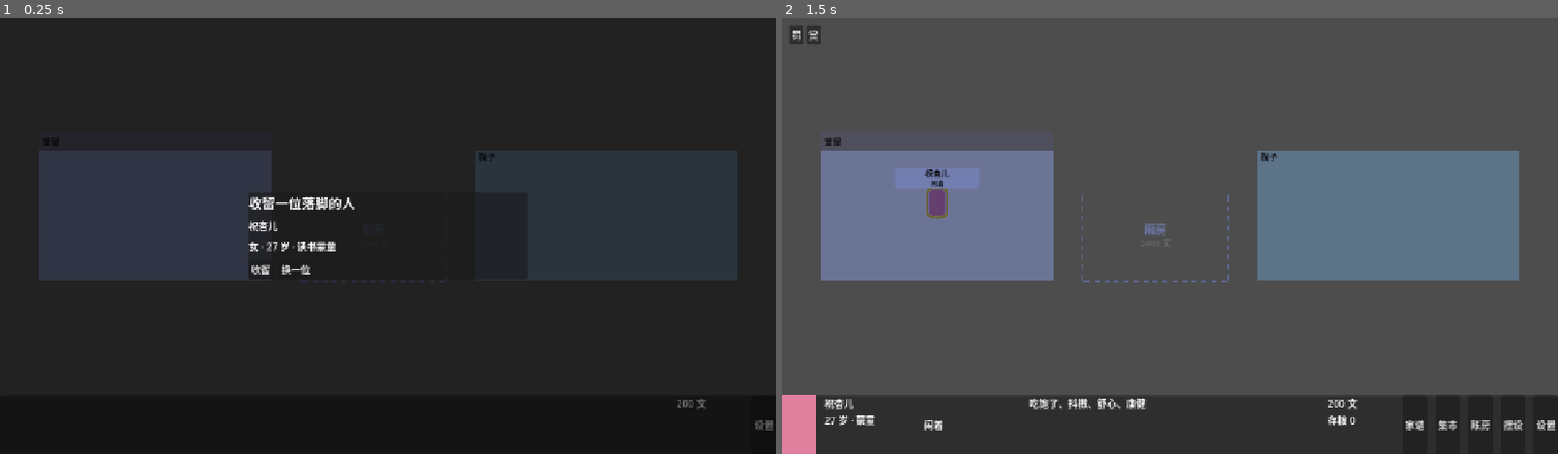
Above: before the commit, frames 1-2 (left to right).
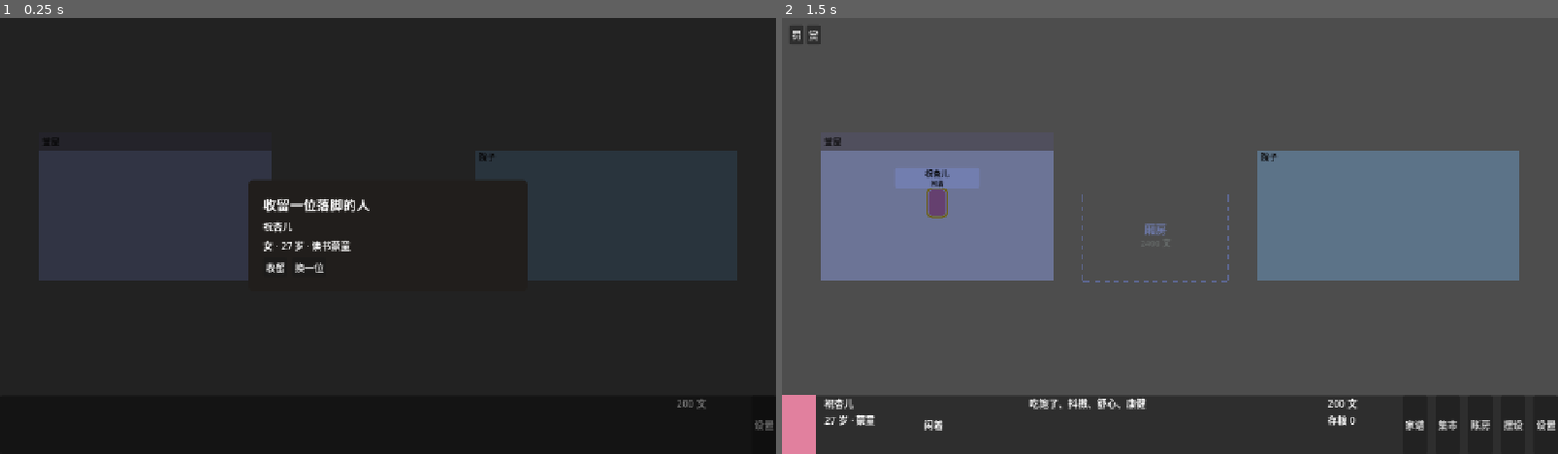
Above: after the commit, the same moments.

Repository: salt-byte/virtual-family
Game: Godot game, scene res://main.tscn
The game is run twice, just before and just after one commit, with the same random seed, the same clock (stepped at 60 frames per second) and the same inputs.
Inputs:
- Up to frame 1 (0.25 s): no input
- Up to frame 2 (1.5 s): click "设置" at 0.5 s; click "收留" at 1.25 s

The runs differ from the first frame. In frame 1, 1.2% of the frame differs, in the area x 32-68%, y 37-61%; in frame 2, nothing differs.

Commit message:
fix(view): opaque padded overlay card
Co-Authored-By: Claude Sonnet 5.5 <noreply@anthropic.com>

Diff:
--- a/game/kernel/view/overlays.gd
+++ b/game/kernel/view/overlays.gd
@@ -11,6 +11,7 @@
 var session: GameSession
 
 var _root: Control
+var _card: StyleBoxFlat
 var _box: VBoxContainer
 var _buttons: Dictionary = {}  # key -> Button
 var _current := ""
@@ -39,9 +40,14 @@
 	_root.add_child(center)
 	var panel := PanelContainer.new()
 	panel.custom_minimum_size.x = PANEL_WIDTH
+	_card = StyleBoxFlat.new()
+	_card.bg_color = Color(0.13, 0.12, 0.11, 1.0)
+	_card.set_corner_radius_all(8)
+	_card.set_content_margin_all(24)
+	panel.add_theme_stylebox_override("panel", _card)
 	center.add_child(panel)
 	_box = VBoxContainer.new()
-	_box.add_theme_constant_override("separation", 10)
+	_box.add_theme_constant_override("separation", 8)
 	panel.add_child(_box)
 	session.away.connect(func(summary: Dictionary): _away = summary)
 	refresh()
@@ -50,6 +56,11 @@
 ## One of "", "pack_error", "load_error", "adopt", "over", "away", "proposal".
 func current() -> String:
 	return _current
+
+
+## The card's panel style; for tests.
+func card_style() -> StyleBoxFlat:
+	return _card
 
 
 ## True while an overlay covers the house.
@@ -218,13 +229,13 @@
 	var l := Label.new()
 	l.text = t
 	l.autowrap_mode = TextServer.AUTOWRAP_WORD_SMART
-	l.custom_minimum_size.x = PANEL_WIDTH - 24
+	l.custom_minimum_size.x = PANEL_WIDTH - 48
 	return l
 
 
 func _row() -> HBoxContainer:
 	var r := HBoxContainer.new()
-	r.add_theme_constant_override("separation", 10)
+	r.add_theme_constant_override("separation", 8)
 	_box.add_child(r)
 	return r
 
--- a/game/tests/test_view_overlays.gd
+++ b/game/tests/test_view_overlays.gd
@@ -204,3 +204,13 @@
 	assert_eq(m.overlays.current(), "adopt")
 	assert_eq(m.session.world.money, 777)
 	m.free()
+
+
+func test_card_is_opaque_and_padded():
+	var m := _main()
+	m.tick(0.016)
+	var st := m.overlays.card_style()
+	assert_eq(st.bg_color.a, 1.0)
+	assert_true(st.content_margin_left >= 16 and st.content_margin_top >= 16)
+	assert_true(st.content_margin_right >= 16 and st.content_margin_bottom >= 16)
+	m.free()
